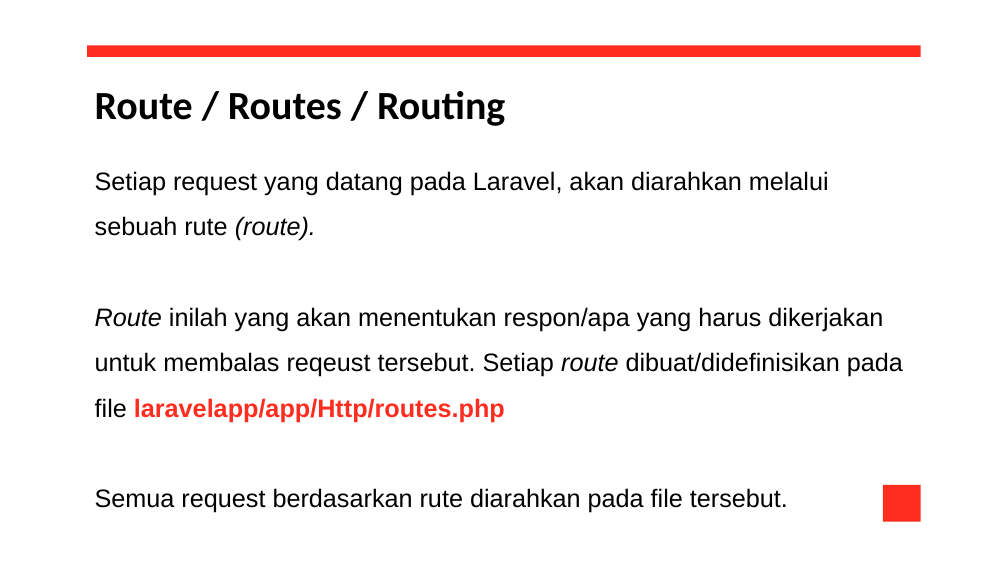
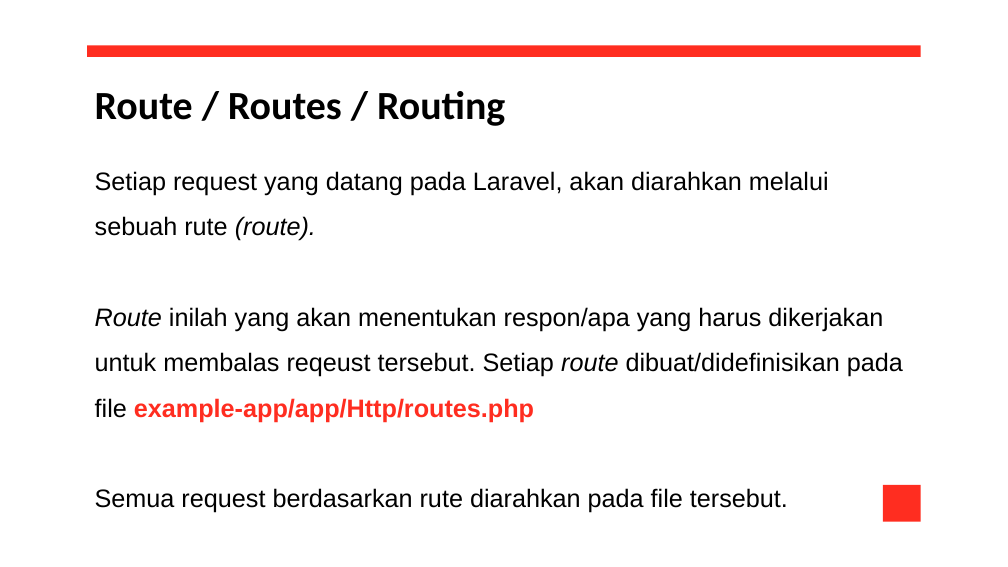
Before and after one commit to byruddy/surosowan-laravel, a slide deck: slide 6 of workshop/materi/5 - Laravel Routing.pptx. Drawn at 1008x567 pixels with LibreOffice and Linux fonts; fonts in the diff are those of the drawing. Boxes give left, top, right and bottom in pixels: in the first picture for what was removed or moved away, otherwise in the second. Text is boxed around its words. In the diff, an @@ line names an element or a change of style, - is before the commit and + after.

```diff
--- a/workshop/materi/5 - Laravel Routing.pptx
+++ b/workshop/materi/5 - Laravel Routing.pptx
@@ text at [95, 307, 903, 422]: text changed @@
-Route inilah yang akan menentukan respon/apa yang harus dikerjakan untuk membalas reqeust tersebut. Setiap route dibuat/didefinisikan pada file laravelapp/app/Http/routes.php
+Route inilah yang akan menentukan respon/apa yang harus dikerjakan untuk membalas reqeust tersebut. Setiap route dibuat/didefinisikan pada file example-app/app/Http/routes.php
```
Also in this commit, not shown: 1 other slide changed, 10 other files.
